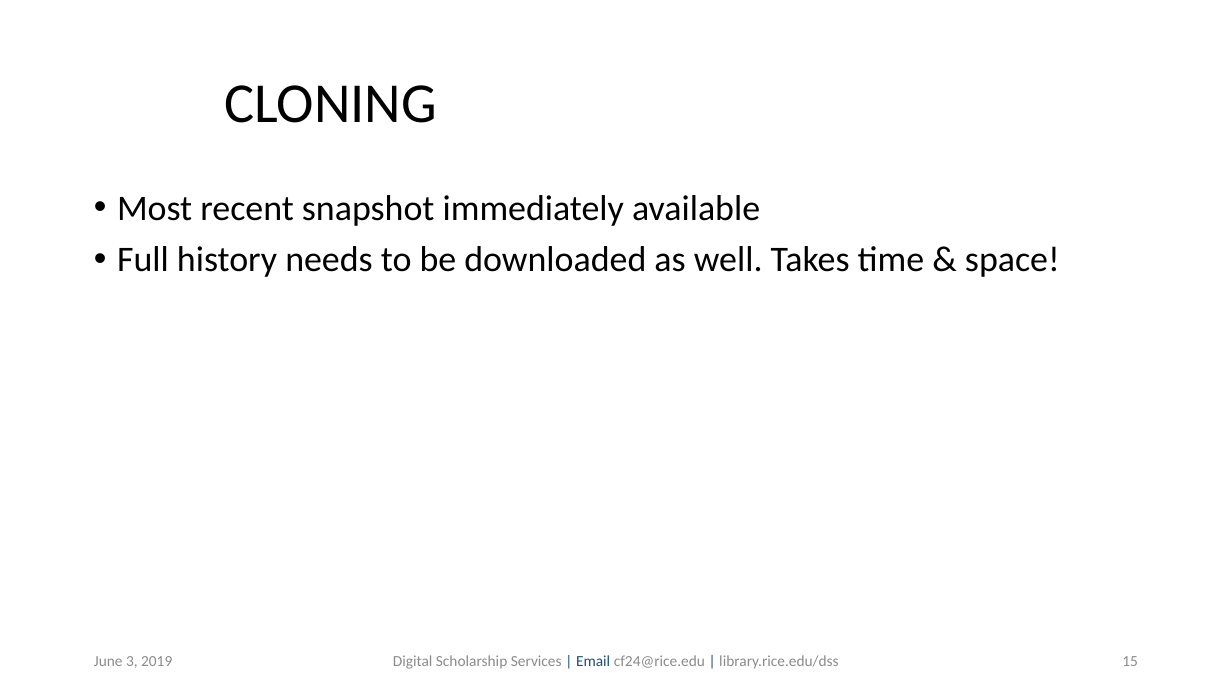
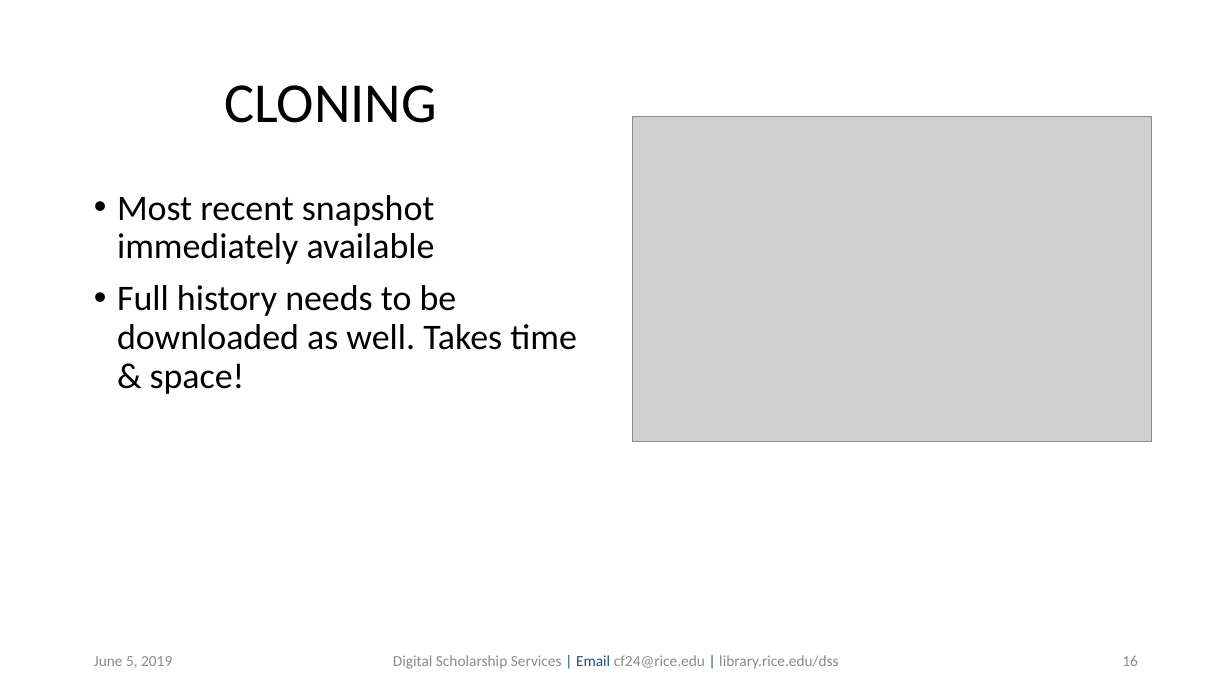
Before and after one commit to bakitybacon/rice-data-and-donuts, a slide deck: slide 16 of github/Introduction to Git & Github.pptx (slide 15 before the commit). Drawn at 1232x693 pixels with LibreOffice and Linux fonts; fonts in the diff are those of the drawing; grey boxes stand for pictures; background and template pictures are left out. Boxes give left, top, right and bottom in pixels: in the first picture for what was removed or moved away, otherwise in the second. Text is boxed around its words. In the diff, an @@ line names an element or a change of style, - is before the commit and + after.

```diff
--- a/github/Introduction to Git & Github.pptx
+++ b/github/Introduction to Git & Github.pptx
@@ picture added at [632, 116, 1152, 442] @@
@@ text "Most recent snapshot immediately available" rewrapped from [117, 195, 1060, 277] to [117, 195, 577, 394] @@
@@ text at [94, 656, 172, 668]: text changed @@
-June 3, 2019
+June 5, 2019
@@ page number at [1122, 655, 1138, 666]: text changed @@
-15
+16
```
Also in this commit, not shown: 27 other slides changed, 12 slides added.
